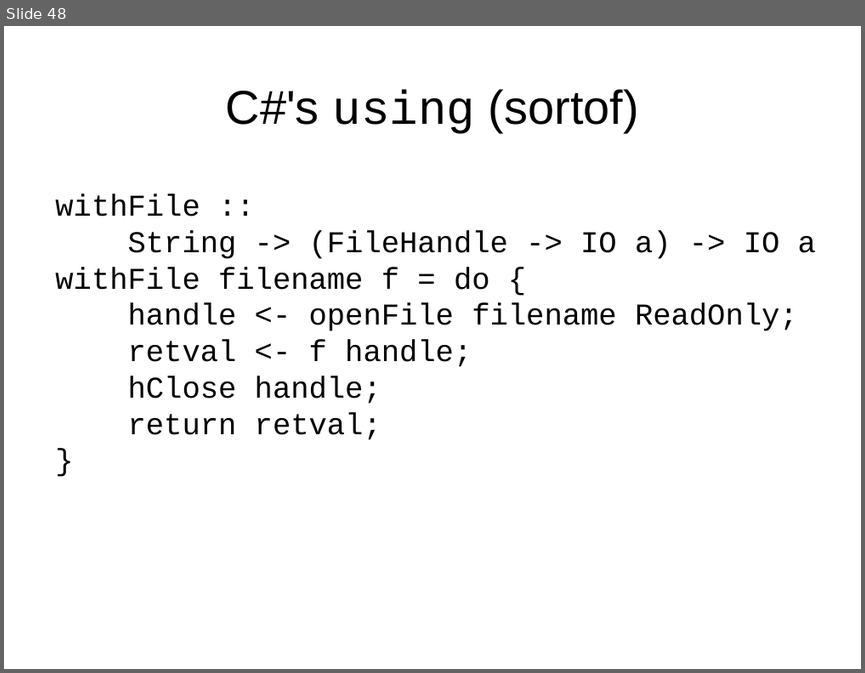
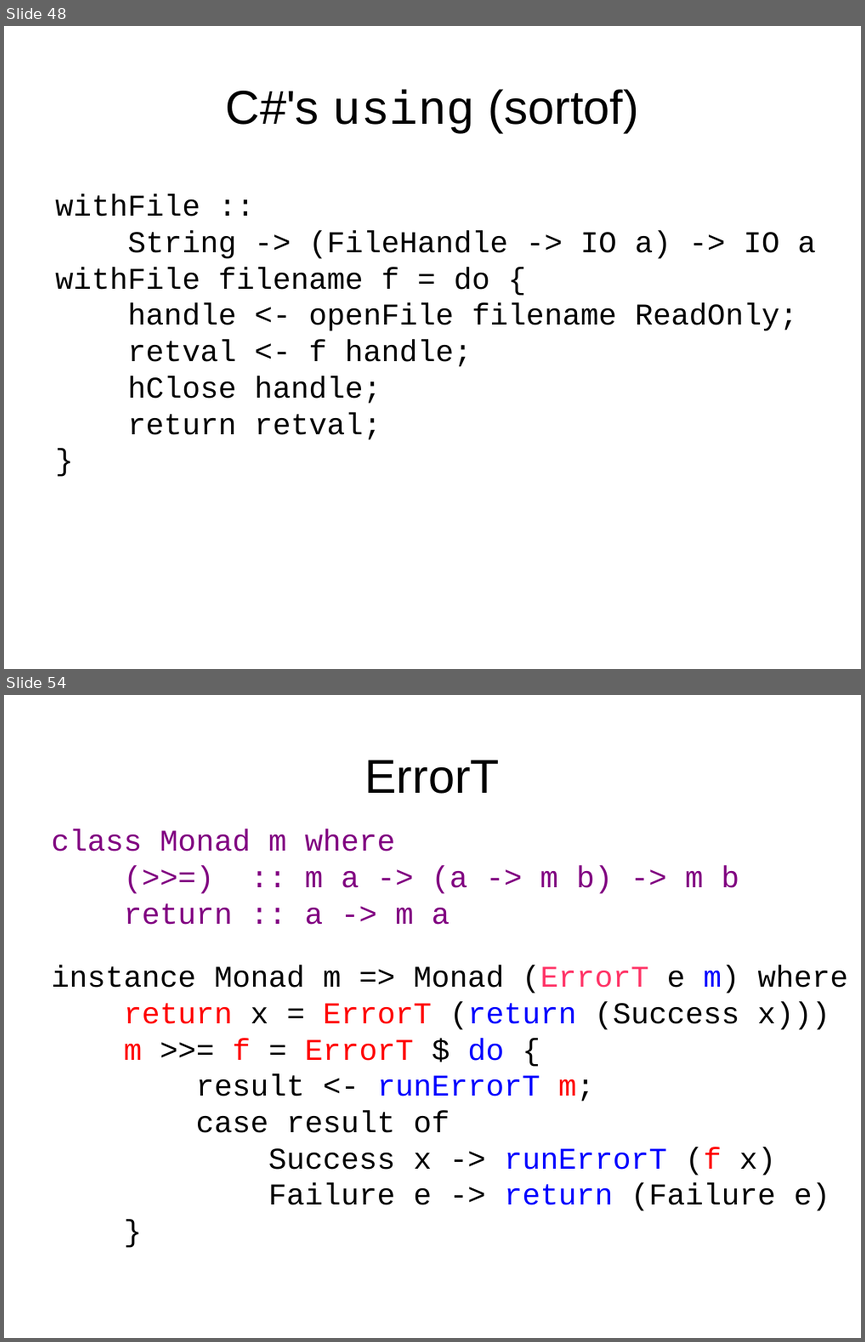
Before and after one commit to luqui/luqui-misc, a slide deck: work/present/monads/monads.odp. Shown one above the other, each under a label of ours: slide 48 before the commit, slides 48 and 54 after it; the slides between them are not shown. The pictures are 865x673 and 865x1342 pixels, drawn with LibreOffice and Linux fonts; fonts in the diff are those of the drawing. Boxes give left, top, right and bottom in pixels: in the first picture for what was removed or moved away, otherwise in the second. Text is boxed around its words. In the diff, an @@ line names an element or a change of style, - is before the commit and + after.

```diff
--- a/work/present/monads/monads.odp
+++ b/work/present/monads/monads.odp
@@ slide 54 added at bbox=[4, 695, 861, 1338], background #FFFFFF @@
@@ title added at bbox=[365, 760, 500, 794], 44 pt, text #000000 @@
+ErrorT
@@ text added at bbox=[52, 829, 739, 925], 28 pt, text #800080 @@
+class Monad m where
+(>>=) :: m a -> (a -> m b) -> m b
+return :: a -> m a
@@ text added at bbox=[52, 965, 849, 1211], 28 pt, text #000000 @@
+instance Monad m => Monad (ErrorT e m) where
+return x = ErrorT (return (Success x)))
+m >>= f = ErrorT $ do {
+result <- runErrorT m;
+case result of
+Success x -> runErrorT (f x)
+Failure e -> return (Failure e)
+}
```
Also in this commit, not shown: 8 slides changed, 12 other slides added.
